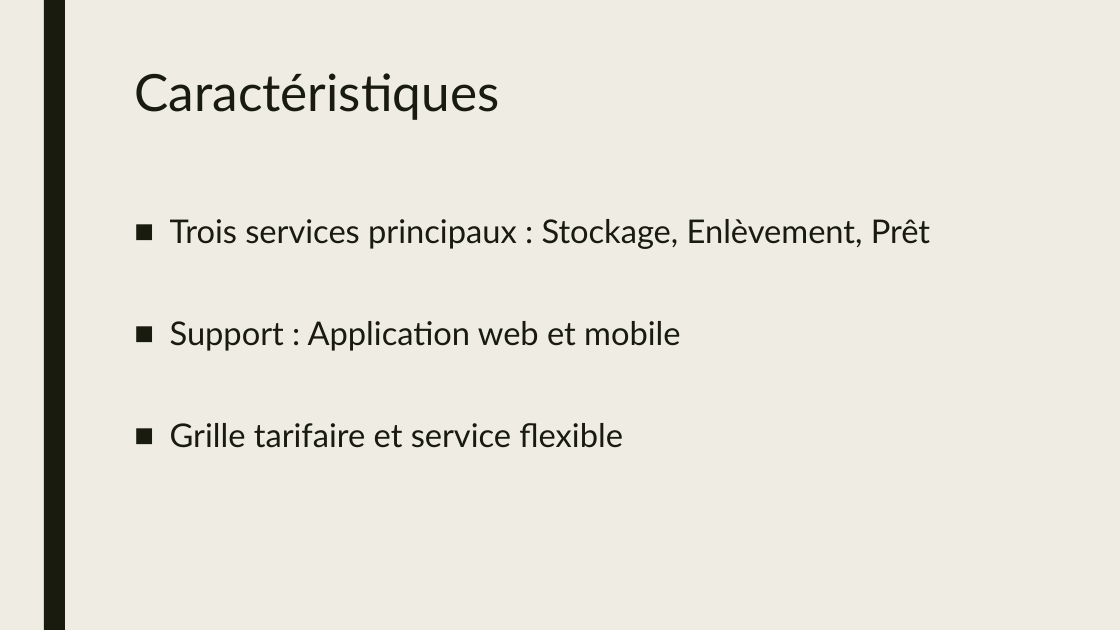
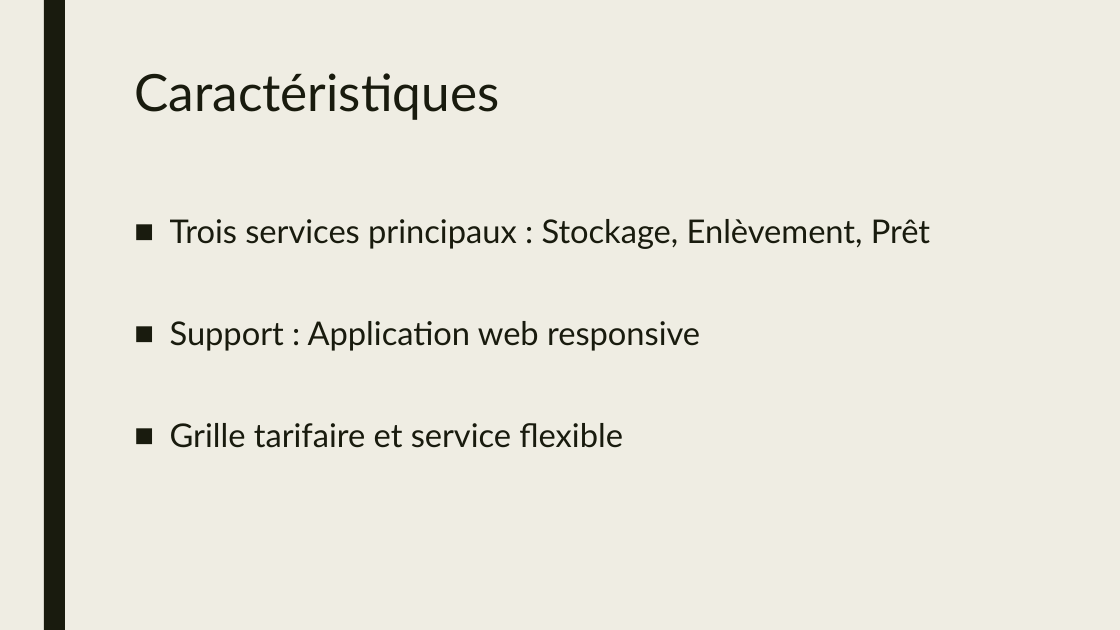
Before and after one commit to csorano/FlexiBox, a slide deck: slide 7 of Diaporama/Diaporama.pptx. Drawn at 1120x630 pixels with LibreOffice and Linux fonts; fonts in the diff are those of the drawing. Boxes give left, top, right and bottom in pixels: in the first picture for what was removed or moved away, otherwise in the second. Text is boxed around its words. In the diff, an @@ line names an element or a change of style, - is before the commit and + after.

```diff
--- a/Diaporama/Diaporama.pptx
+++ b/Diaporama/Diaporama.pptx
@@ text at [170,321,700,351]: text changed @@
-■ Support : Application web et mobile
+■ Support : Application web responsive
```
Also in this commit, not shown: 4 other slides changed.
